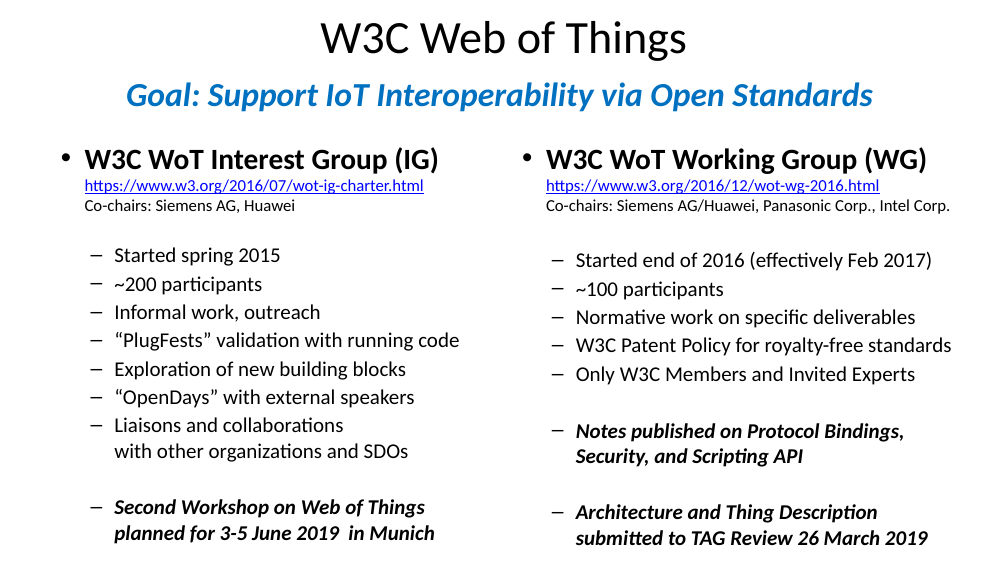
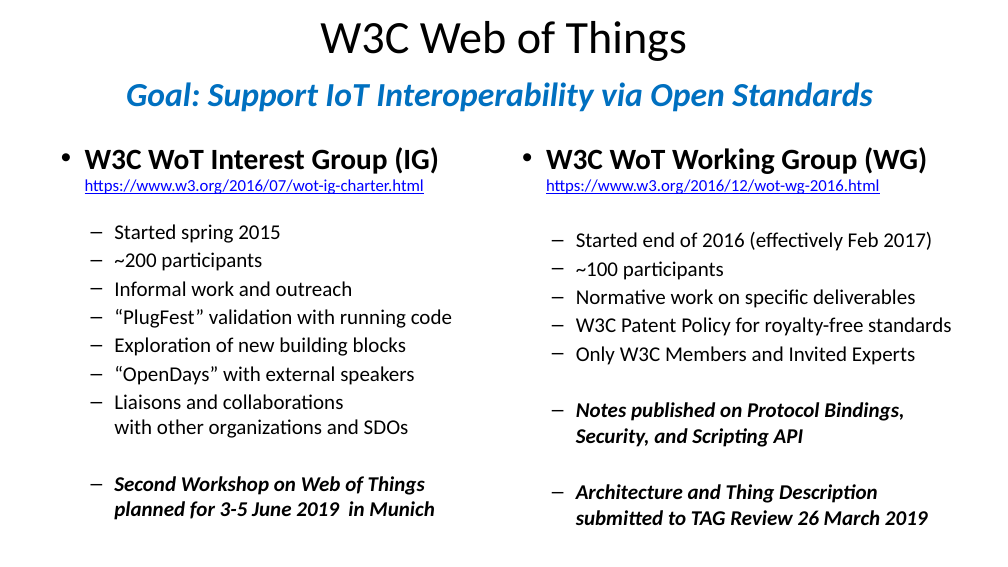
Before and after one commit to w3c/wot, a slide deck: slide 2 of PRESENTATIONS/wot-summary-and-roadmap-04-2019.pptx. Drawn at 1008x567 pixels with LibreOffice and Linux fonts; fonts in the diff are those of the drawing. Boxes give left, top, right and bottom in pixels: in the first picture for what was removed or moved away, otherwise in the second. Text is boxed around its words. In the diff, an @@ line names an element or a change of style, - is before the commit and + after.

```diff
--- a/PRESENTATIONS/wot-summary-and-roadmap-04-2019.pptx
+++ b/PRESENTATIONS/wot-summary-and-roadmap-04-2019.pptx
@@ text at [85,147,439,194]: text changed; text colour #000000 to #0000FF @@
-• W3C WoT Interest Group (IG)
-  https://www.w3.org/2016/07/wot-ig-charter.html
-  Co-chairs: Siemens AG, Huawei
+• W3C WoT Interest Group (IG)
+  https://www.w3.org/2016/07/wot-ig-charter.html
@@ text at [546,147,927,194]: text changed; text colour #000000 to #0000FF @@
-• W3C WoT Working Group (WG)
-  https://www.w3.org/2016/12/wot-wg-2016.html
-  Co-chairs: Siemens AG/Huawei, Panasonic Corp., Intel Corp.
+• W3C WoT Working Group (WG)
+  https://www.w3.org/2016/12/wot-wg-2016.html
@@ text at [114,281,452,328]: text changed @@
-  – Informal work, outreach
-  – “PlugFests” validation with running code
+  – Informal work and outreach
+  – “PlugFest” validation with running code
```
Also in this commit, not shown: 4 other slides changed.
